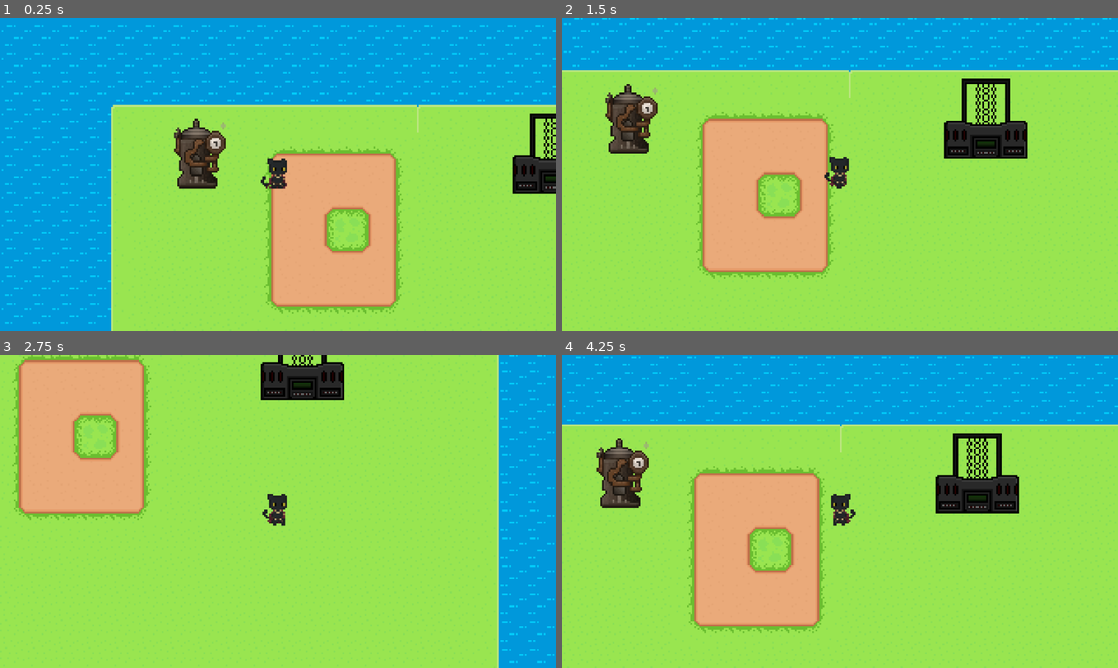
Above: before the commit, frames 1-4 (two rows, left to right).
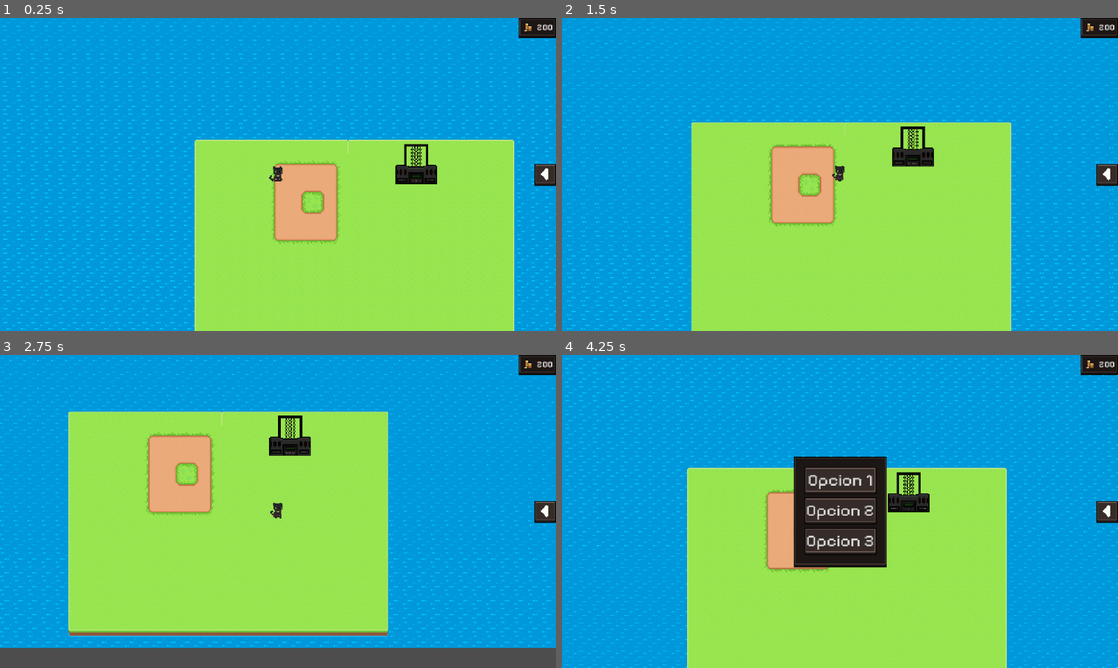
Above: after the commit, the same moments.

Repository: WarriorGW/Steamation
Game: Godot game, scene res://Scenes/Game.tscn
The game is run twice, just before and just after one commit, with the same random seed, the same clock (stepped at 60 frames per second) and the same inputs.
Inputs:
- Up to frame 1 (0.25 s): no input
- Up to frame 2 (1.5 s): hold D (right) 0.53-1.28 s; hold S (down) from 1.28 s (still down)
- Up to frame 3 (2.75 s): release S (down) at 2.03 s; hold D (right) from 2.03 s (still down)
- Up to frame 4 (4.25 s): release D (right) at 2.78 s; hold W (up) 2.78-3.53 s; hold A (left) from 3.53 s (still down); tap Escape (toggle_menu, bound only after the commit) at 4.15 s

The runs differ from the first frame. In frame 1, 39% of the frame differs, in the area x 0-100%, y 0-100%; in frame 2, 60%; in frame 3, 60%; in frame 4, 61%.

Commit message:
Didnt work

Diff:
--- a/Scenes/Game.tscn
+++ b/Scenes/Game.tscn
@@ -1,11 +1,10 @@
-[gd_scene load_steps=17 format=4 uid="uid://dcb35jyyypes"]
+[gd_scene load_steps=11 format=4 uid="uid://dcb35jyyypes"]
 
 [ext_resource type="PackedScene" uid="uid://op2vgs332sl1" path="res://Scenes/Player.tscn" id="1_iukft"]
 [ext_resource type="Texture2D" uid="uid://cj4ej34syadoc" path="res://Assets/Tileset/BgWaterAlternative.png" id="3_b2bpf"]
 [ext_resource type="Texture2D" uid="uid://ch8bqb0odkth7" path="res://Assets/Tileset/MainGroundAlternative.png" id="3_j5yw3"]
 [ext_resource type="PackedScene" uid="uid://djjntmxsrmdje" path="res://Scenes/Machine.tscn" id="4_b2bpf"]
 [ext_resource type="PackedScene" uid="uid://bp2kqfg5wtgjn" path="res://Scenes/inGameUI.tscn" id="5_b2bpf"]
-[ext_resource type="Texture2D" uid="uid://cpqpea8knijl4" path="res://Assets/Machines/Boiler.png" id="6_7lihs"]
 
 [sub_resource type="TileSetAtlasSource" id="TileSetAtlasSource_7lihs"]
 texture = ExtResource("3_b2bpf")
@@ -133,42 +132,6 @@
 sources/1 = SubResource("TileSetAtlasSource_j5yw3")
 sources/0 = SubResource("TileSetAtlasSource_b2bpf")
 
-[sub_resource type="AtlasTexture" id="AtlasTexture_fgofq"]
-atlas = ExtResource("6_7lihs")
-region = Rect2(0, 0, 32, 48)
-
-[sub_resource type="AtlasTexture" id="AtlasTexture_2irst"]
-atlas = ExtResource("6_7lihs")
-region = Rect2(0, 48, 32, 48)
-
-[sub_resource type="AtlasTexture" id="AtlasTexture_bf53h"]
-atlas = ExtResource("6_7lihs")
-region = Rect2(0, 96, 32, 48)
-
-[sub_resource type="AtlasTexture" id="AtlasTexture_71axn"]
-atlas = ExtResource("6_7lihs")
-region = Rect2(32, 0, 32, 48)
-
-[sub_resource type="SpriteFrames" id="SpriteFrames_dahhg"]
-animations = [{
-"frames": [{
-"duration": 1.0,
-"texture": SubResource("AtlasTexture_fgofq")
-}, {
-"duration": 1.0,
-"texture": SubResource("AtlasTexture_2irst")
-}, {
-"duration": 1.0,
-"texture": SubResource("AtlasTexture_bf53h")
-}, {
-"duration": 1.0,
-"texture": SubResource("AtlasTexture_71axn")
-}],
-"loop": true,
-"name": &"default",
-"speed": 6.0
-}]
-
 [node name="Game" type="Node2D"]
 
 [node name="Player" parent="." instance=ExtResource("1_iukft")]
@@ -177,7 +140,6 @@
 
 [node name="Camera2D" type="Camera2D" parent="Player"]
 position = Vector2(0, -8)
-zoom = Vector2(2, 2)
 
 [node name="Tilemaps" type="Node2D" parent="."]
 
@@ -193,11 +155,5 @@
 position = Vector2(159, -21)
 
 [node name="CanvasLayer" type="CanvasLayer" parent="."]
-visible = false
 
 [node name="UI" parent="CanvasLayer" instance=ExtResource("5_b2bpf")]
-
-[node name="AnimatedSprite2D" type="AnimatedSprite2D" parent="."]
-position = Vector2(-45, -24)
-sprite_frames = SubResource("SpriteFrames_dahhg")
-frame_progress = 0.113436416
--- a/Scenes/inGameUI.tscn
+++ b/Scenes/inGameUI.tscn
@@ -1,6 +1,7 @@
-[gd_scene load_steps=8 format=3 uid="uid://bp2kqfg5wtgjn"]
+[gd_scene load_steps=12 format=3 uid="uid://bp2kqfg5wtgjn"]
 
 [ext_resource type="Texture2D" uid="uid://clq6kkqyny4j2" path="res://Assets/UI/Icons/ui_icons.png" id="1_j2qsc"]
+[ext_resource type="Script" uid="uid://c5ctnbbiqyo21" path="res://Scripts/main_menu.gd" id="1_ktxmv"]
 [ext_resource type="Texture2D" uid="uid://sm5l750imnl" path="res://Assets/UI/Icons/coins.png" id="2_50l2w"]
 [ext_resource type="Script" uid="uid://m2hgfwqpb12m" path="res://Scripts/right_sidebar_menu.gd" id="2_flcp1"]
 
@@ -19,6 +20,66 @@
 [sub_resource type="AtlasTexture" id="AtlasTexture_j2qsc"]
 atlas = ExtResource("1_j2qsc")
 region = Rect2(32, 32, 16, 16)
+
+[sub_resource type="Animation" id="Animation_flcp1"]
+resource_name = "right_side_bar_spawn"
+tracks/0/type = "value"
+tracks/0/imported = false
+tracks/0/enabled = true
+tracks/0/path = NodePath("RightSidebarMenu/RightSideContent:visible")
+tracks/0/interp = 1
+tracks/0/loop_wrap = true
+tracks/0/keys = {
+"times": PackedFloat32Array(0),
+"transitions": PackedFloat32Array(1),
+"update": 1,
+"values": [true]
+}
+tracks/1/type = "value"
+tracks/1/imported = false
+tracks/1/enabled = true
+tracks/1/path = NodePath("RightSidebarMenu/RightSideContent/MarginContainer:visible")
+tracks/1/interp = 1
+tracks/1/loop_wrap = true
+tracks/1/keys = {
+"times": PackedFloat32Array(0, 0.36666667),
+"transitions": PackedFloat32Array(1, 1),
+"update": 1,
+"values": [false, true]
+}
+
+[sub_resource type="Animation" id="Animation_ktxmv"]
+length = 0.001
+tracks/0/type = "value"
+tracks/0/imported = false
+tracks/0/enabled = true
+tracks/0/path = NodePath("RightSidebarMenu/RightSideContent:visible")
+tracks/0/interp = 1
+tracks/0/loop_wrap = true
+tracks/0/keys = {
+"times": PackedFloat32Array(0),
+"transitions": PackedFloat32Array(1),
+"update": 1,
+"values": [false]
+}
+tracks/1/type = "value"
+tracks/1/imported = false
+tracks/1/enabled = true
+tracks/1/path = NodePath("RightSidebarMenu/RightSideContent/MarginContainer:visible")
+tracks/1/interp = 1
+tracks/1/loop_wrap = true
+tracks/1/keys = {
+"times": PackedFloat32Array(0),
+"transitions": PackedFloat32Array(1),
+"update": 1,
+"values": [true]
+}
+
+[sub_resource type="AnimationLibrary" id="AnimationLibrary_6j5n7"]
+_data = {
+&"RESET": SubResource("Animation_ktxmv"),
+&"right_side_bar_spawn": SubResource("Animation_flcp1")
+}
 
 [node name="UI" type="Control"]
 layout_mode = 3
@@ -29,6 +90,7 @@
 grow_vertical = 2
 
 [node name="MainMenu" type="PanelContainer" parent="."]
+visible = false
 layout_mode = 1
 anchors_preset = 8
 anchor_left = 0.5
@@ -41,6 +103,7 @@
 offset_bottom = 53.5
 grow_horizontal = 2
 grow_vertical = 2
+script = ExtResource("1_ktxmv")
 
 [node name="MarginContainer" type="MarginContainer" parent="MainMenu"]
 layout_mode = 2
@@ -156,5 +219,8 @@
 expand_icon = true
 
 [node name="AnimationPlayer" type="AnimationPlayer" parent="."]
+libraries = {
+&"": SubResource("AnimationLibrary_6j5n7")
+}
 
 [connection signal="pressed" from="RightSidebarMenu/ToggleButton" to="RightSidebarMenu" method="_on_toggle_button_pressed"]
--- /dev/null
+++ b/Scripts/main_menu.gd
@@ -0,0 +1,10 @@
+extends PanelContainer
+
+@onready var main_menu: PanelContainer = $"."
+
+func toggle_main_menu():
+	main_menu.visible = !main_menu.visible
+
+func _unhandled_input(_event: InputEvent) -> void:
+	if Input.is_action_just_pressed("toggle_menu"):
+		toggle_main_menu()
--- a/project.godot
+++ b/project.godot
@@ -58,6 +58,11 @@
 "events": [Object(InputEventKey,"resource_local_to_scene":false,"resource_name":"","device":-1,"window_id":0,"alt_press …(195 unchanged characters)…
 ]
 }
+toggle_menu={
+"deadzone": 0.2,
+"events": [Object(InputEventKey,"resource_local_to_scene":false,"resource_name":"","device":-1,"window_id":0,"alt_pressed":false,"shift_pressed":false,"ctrl_pressed":false,"meta_pressed":false,"pressed":false,"keycode":0,"physical_keycode":4194305,"key_label":0,"unicode":0,"location":0,"echo":false,"script":null)
+]
+}
 
 [rendering]
 
Binary file changed: Assets/Machines/Boiler.png
Not shown, added: Scripts/main_menu.gd.uid
